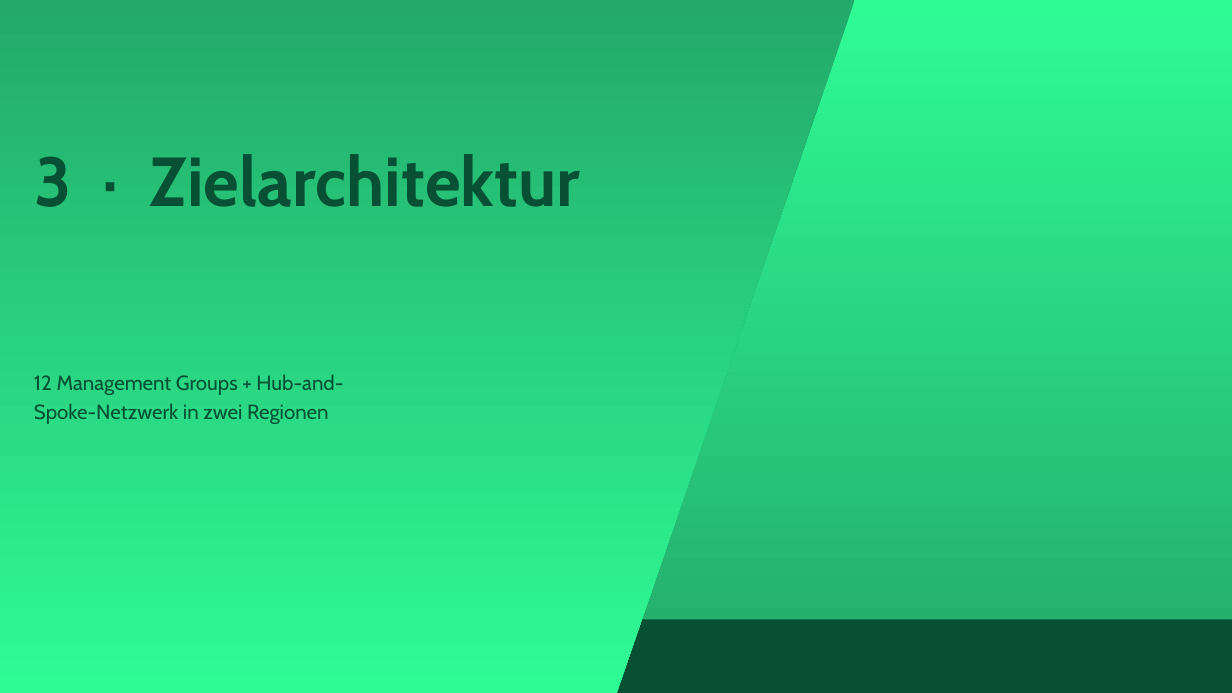
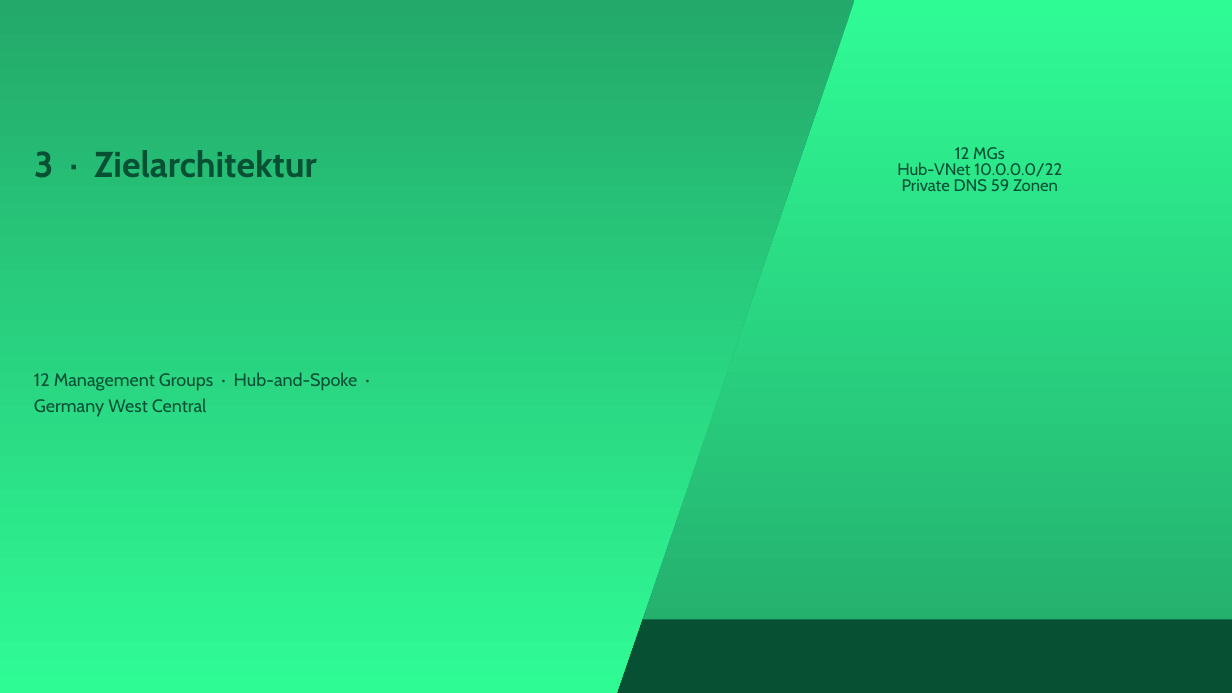
Before and after one commit to YannickBeck/azure-landing-zone, a slide deck: slide 10 of docs/konzept/Powerpoint/Azure-Landing-Zone-Konzept.pptx. Drawn at 1232x693 pixels with LibreOffice and Linux fonts; fonts in the diff are those of the drawing. Boxes give left, top, right and bottom in pixels: in the first picture for what was removed or moved away, otherwise in the second. Text is boxed around its words. In the diff, an @@ line names an element or a change of style, - is before the commit and + after.

```diff
--- a/docs/konzept/Powerpoint/Azure-Landing-Zone-Konzept.pptx
+++ b/docs/konzept/Powerpoint/Azure-Landing-Zone-Konzept.pptx
@@ title "3 · Zielarchitektur" at (x1=34, y1=150, x2=317, y2=178): size 54 to 28 pt @@
@@ text added at (x1=897, y1=147, x2=1062, y2=191), 13 pt, text #075033 @@
+12 MGs
+Hub-VNet 10.0.0.0/22
+Private DNS 59 Zonen
@@ subtitle at (x1=34, y1=372, x2=358, y2=417): text changed; size 16 to 14 pt @@
-12 Management Groups + Hub-and-Spoke-Netzwerk in zwei Regionen
+12 Management Groups · Hub-and-Spoke · Germany West Central
```
Also in this commit, not shown: 24 other slides changed, 12 slides added, 17 slides removed, 1 other file.
